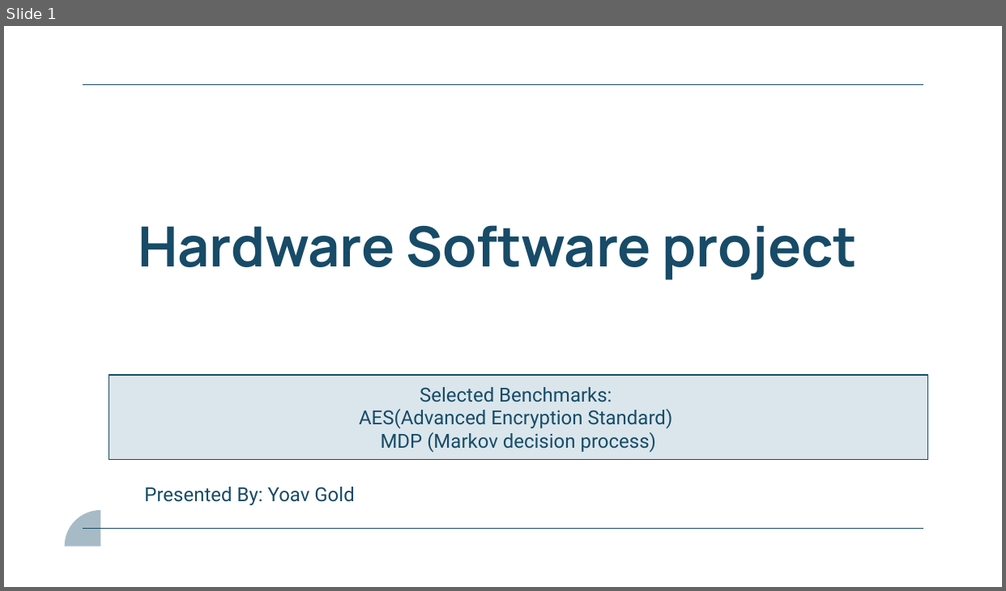
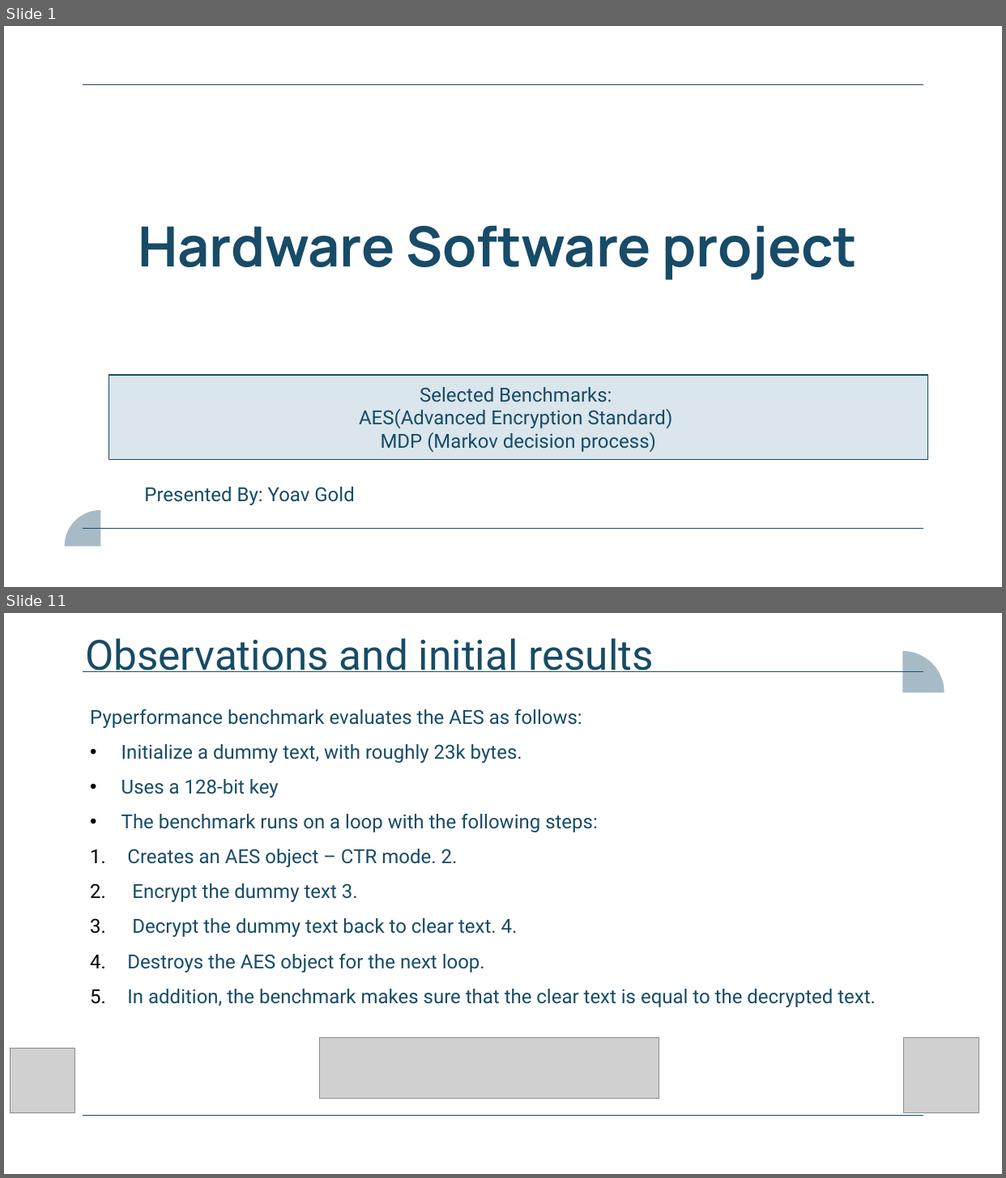
Before and after one commit to YoavGold/hw_sw_project, a slide deck: presentation/final_presentation.pptx. Shown one above the other, each under a label of ours: slide 1 before the commit, slides 1 and 11 after it; the slides between them are not shown. The pictures are 1006x591 and 1006x1178 pixels, drawn with LibreOffice and Linux fonts; fonts in the diff are those of the drawing; grey boxes stand for pictures. Boxes give left, top, right and bottom in pixels: in the first picture for what was removed or moved away, otherwise in the second. Text is boxed around its words. In the diff, an @@ line names an element or a change of style, - is before the commit and + after.

```diff
--- a/presentation/final_presentation.pptx
+++ b/presentation/final_presentation.pptx
@@ slide 11 added at (x1=4, y1=613, x2=1002, y2=1174), background #FFFFFF; not listed: 2 template elements that a slide beside it also shows @@
@@ title added at (x1=85, y1=638, x2=654, y2=672), 30 pt, text #174B67 @@
+  Observations and initial results
@@ freeform shape added at (x1=902, y1=651, x2=944, y2=693), fill #A7BBC7 @@
@@ text added at (x1=90, y1=709, x2=876, y2=1007), 14 pt, text #174B67 @@
+Pyperformance benchmark evaluates the AES as follows:
+• Initialize a dummy text, with roughly 23k bytes.
+• Uses a 128-bit key
+• The benchmark runs on a loop with the following steps:
+  1. Creates an AES object – CTR mode. 2.
+  2. Encrypt the dummy text 3.
+  3. Decrypt the dummy text back to clear text. 4.
+  4. Destroys the AES object for the next loop.
+  5. In addition, the benchmark makes sure that the clear text is equal to the decrypted text.
@@ picture added at (x1=10, y1=1048, x2=74, y2=1113) @@
@@ picture added at (x1=319, y1=1038, x2=658, y2=1098) @@
@@ picture added at (x1=903, y1=1038, x2=978, y2=1113) @@
```
Also in this commit, not shown: 1 slide changed, 37 other slides added, 1 other file.
